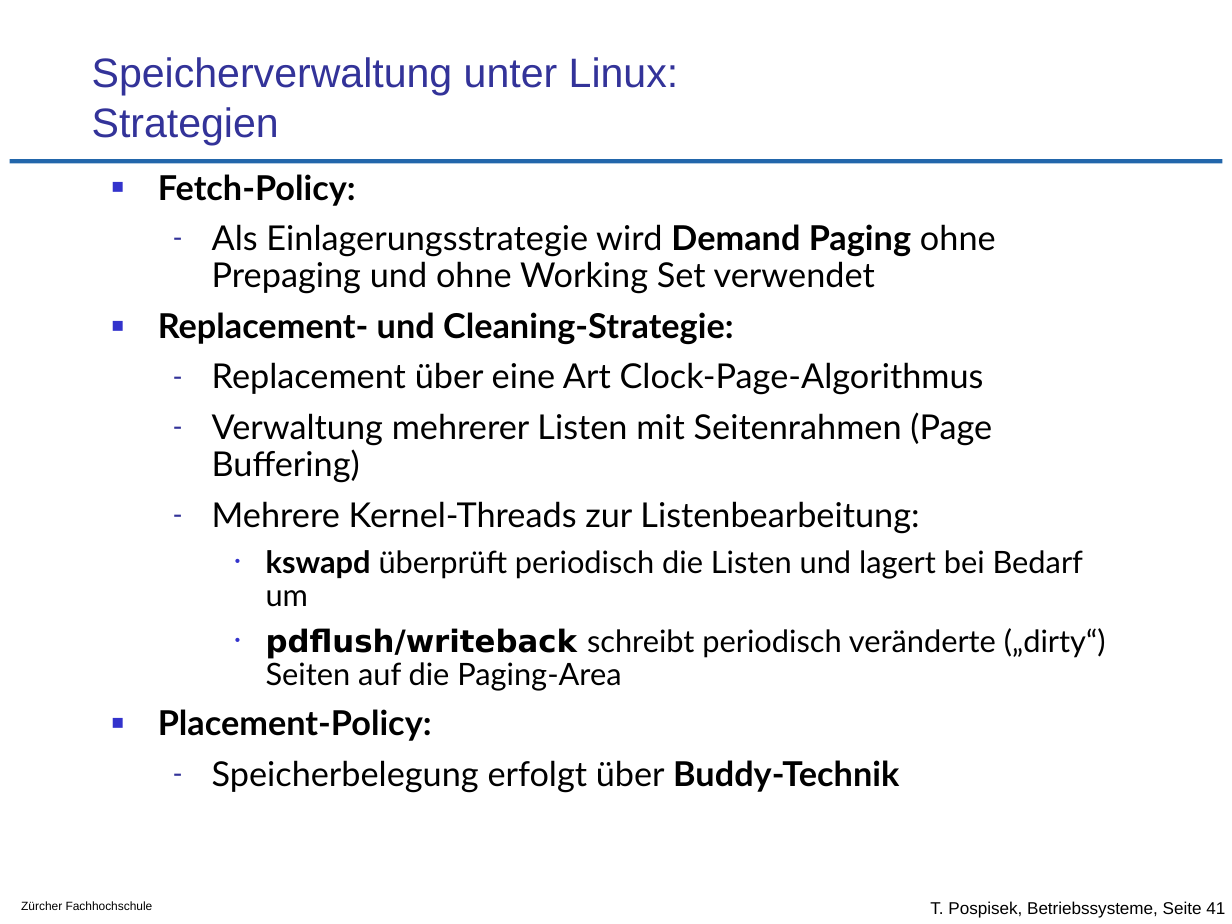
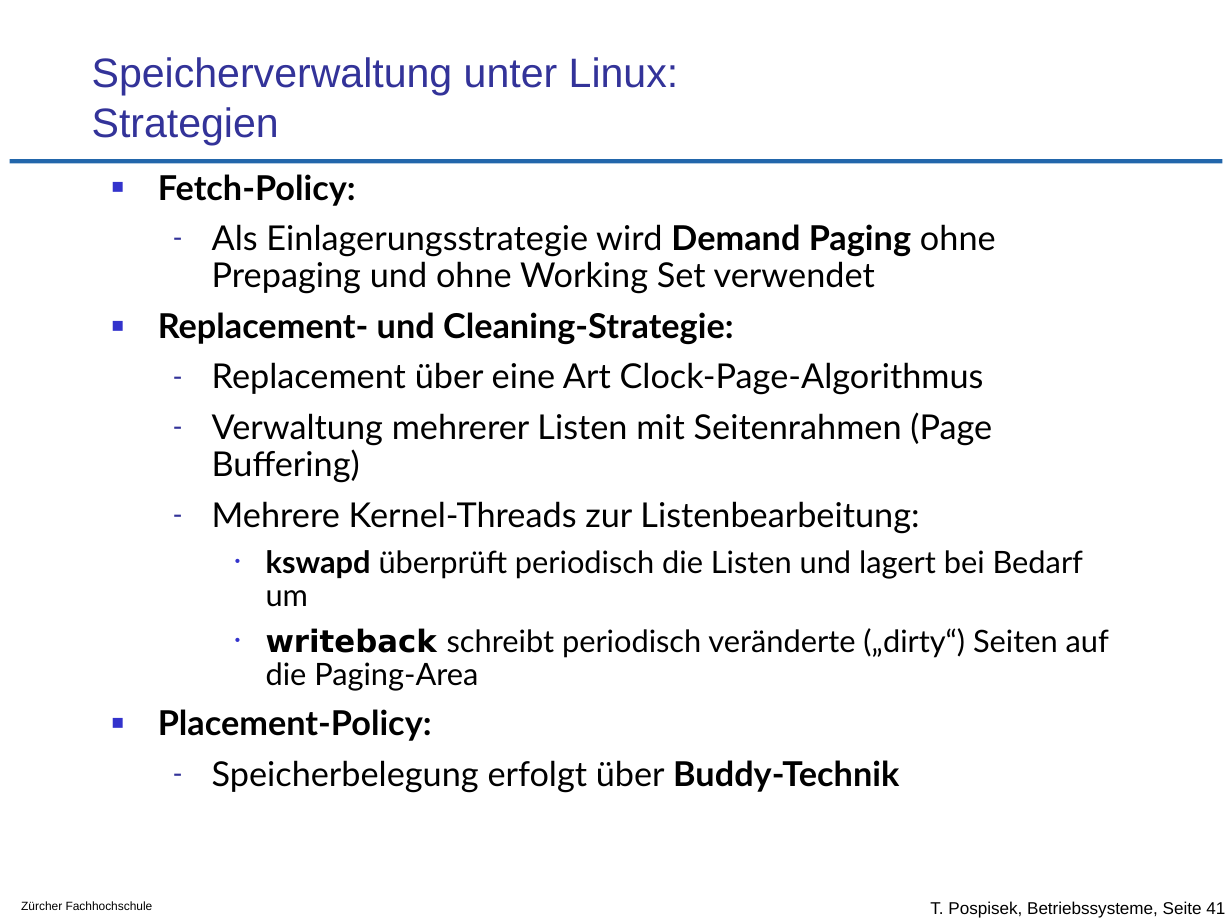
Before and after one commit to tpo/betriebssysteme, a slide deck: slide 41 of 11_Speicherverwaltung_Strategien.odp. Drawn at 1232x924 pixels with LibreOffice and Linux fonts; fonts in the diff are those of the drawing; background and template pictures are left out. Boxes give left, top, right and bottom in pixels: in the first picture for what was removed or moved away, otherwise in the second. Text is boxed around its words. In the diff, an @@ line names an element or a change of style, - is before the commit and + after.

Commit message:
S.41 pdflush wurde eliminiert
https://lwn.net/Articles/508212/

```diff
--- a/11_Speicherverwaltung_Strategien.odp
+++ b/11_Speicherverwaltung_Strategien.odp
@@ text at (266,628,1109,691): text changed @@
-    • pdflush/writeback schreibt periodisch veränderte („dirty“) Seiten auf die Paging-Area
+    • writeback schreibt periodisch veränderte („dirty“) Seiten auf die Paging-Area
```
Also in this commit, not shown: 1 other file.
